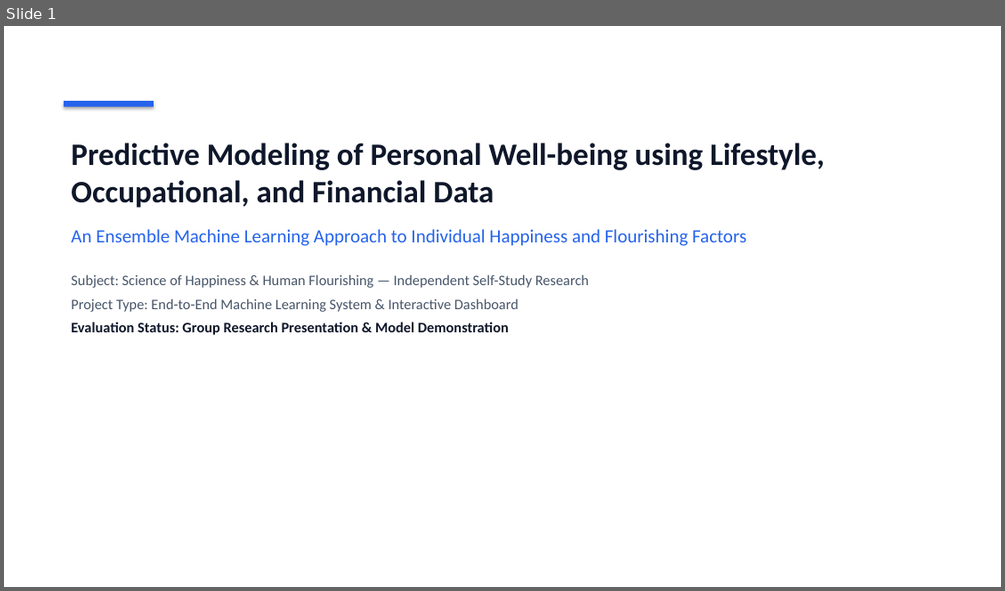
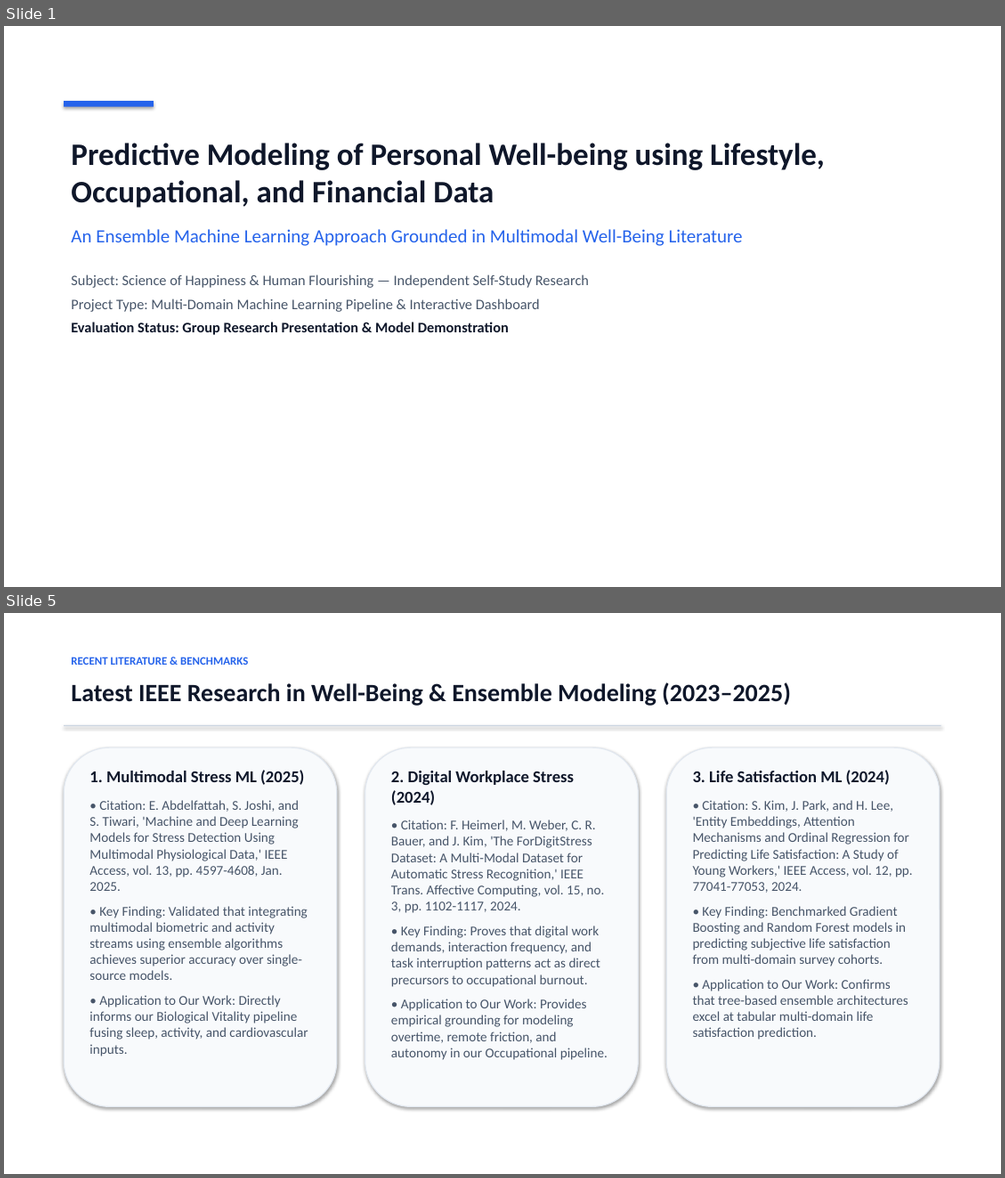
Before and after one commit to ESHANT05/happiness, a slide deck: Personal_Wellbeing_Research_Presentation.pptx. Shown one above the other, each under a label of ours: slide 1 before the commit, slides 1 and 5 after it; the slides between them are not shown. The pictures are 1005x591 and 1005x1178 pixels, drawn with LibreOffice and Linux fonts; fonts in the diff are those of the drawing. Boxes give left, top, right and bottom in pixels: in the first picture for what was removed or moved away, otherwise in the second. Text is boxed around its words. In the diff, an @@ line names an element or a change of style, - is before the commit and + after.

Commit message:
Add latest 2023-2025 IEEE research papers and formal citations across presentation and documentation

```diff
--- a/Personal_Wellbeing_Research_Presentation.pptx
+++ b/Personal_Wellbeing_Research_Presentation.pptx
@@ slide 5 added at [4, 613, 1001, 1174], background #FFFFFF @@
@@ rectangle added at [4, 613, 1001, 1174], fill #FFFFFF @@
@@ text added at [71, 657, 248, 665], 11 pt, text #2563EB, bold @@
+RECENT LITERATURE & BENCHMARKS
@@ text added at [71, 682, 791, 706], 24 pt, text #0F172A, bold @@
+Latest IEEE Research in Well-Being & Ensemble Modeling (2023–2025)
@@ rectangle added at [64, 725, 941, 726], fill #CBD5E1 @@
@@ rounded rectangle added at [64, 747, 337, 1107], fill #F8FAFC, outline #E2E8F0 1 pt @@
@@ text added at [89, 770, 307, 1056], 13 pt, text #475569 @@
+1. Multimodal Stress ML (2025)
+• Citation: E. Abdelfattah, S. Joshi, and S. Tiwari, 'Machine and Deep Learning Models for Stress Detection Using Multimodal Physiological Data,' IEEE Access, vol. 13, pp. 4597-4608, Jan. 2025.
+• Key Finding: Validated that integrating multimodal biometric and activity streams using ensemble algorithms achieves superior accuracy over single-source models.
+• Application to Our Work: Directly informs our Biological Vitality pipeline fusing sleep, activity, and cardiovascular inputs.
@@ rounded rectangle added at [365, 747, 638, 1107], fill #F8FAFC, outline #E2E8F0 1 pt @@
@@ text added at [391, 771, 607, 1060], 13 pt, text #475569 @@
+2. Digital Workplace Stress (2024)
+• Citation: F. Heimerl, M. Weber, C. R. Bauer, and J. Kim, 'The ForDigitStress Dataset: A Multi-Modal Dataset for Automatic Stress Recognition,' IEEE Trans. Affective Computing, vol. 15, no. 3, pp. 1102-1117, 2024.
+• Key Finding: Proves that digital work demands, interaction frequency, and task interruption patterns act as direct precursors to occupational burnout.
+• Application to Our Work: Provides empirical grounding for modeling overtime, remote friction, and autonomy in our Occupational pipeline.
@@ rounded rectangle added at [666, 747, 939, 1107], fill #F8FAFC, outline #E2E8F0 1 pt @@
@@ text added at [693, 770, 913, 1039], 13 pt, text #475569 @@
+3. Life Satisfaction ML (2024)
+• Citation: S. Kim, J. Park, and H. Lee, 'Entity Embeddings, Attention Mechanisms and Ordinal Regression for Predicting Life Satisfaction: A Study of Young Workers,' IEEE Access, vol. 12, pp. 77041-77053, 2024.
+• Key Finding: Benchmarked Gradient Boosting and Random Forest models in predicting subjective life satisfaction from multi-domain survey cohorts.
+• Application to Our Work: Confirms that tree-based ensemble architectures excel at tabular multi-domain life satisfaction prediction.
@@ slide 1 changed as well @@
@@ text at [71, 229, 743, 246]: text changed @@
-An Ensemble Machine Learning Approach to Individual Happiness and Flourishing Factors
+An Ensemble Machine Learning Approach Grounded in Multimodal Well-Being Literature
@@ text at [71, 298, 540, 312]: text changed @@
-Project Type: End-to-End Machine Learning System & Interactive Dashboard
+Project Type: Multi-Domain Machine Learning Pipeline & Interactive Dashboard
```
Also in this commit, not shown: 9 other slides changed, 14 other files.
